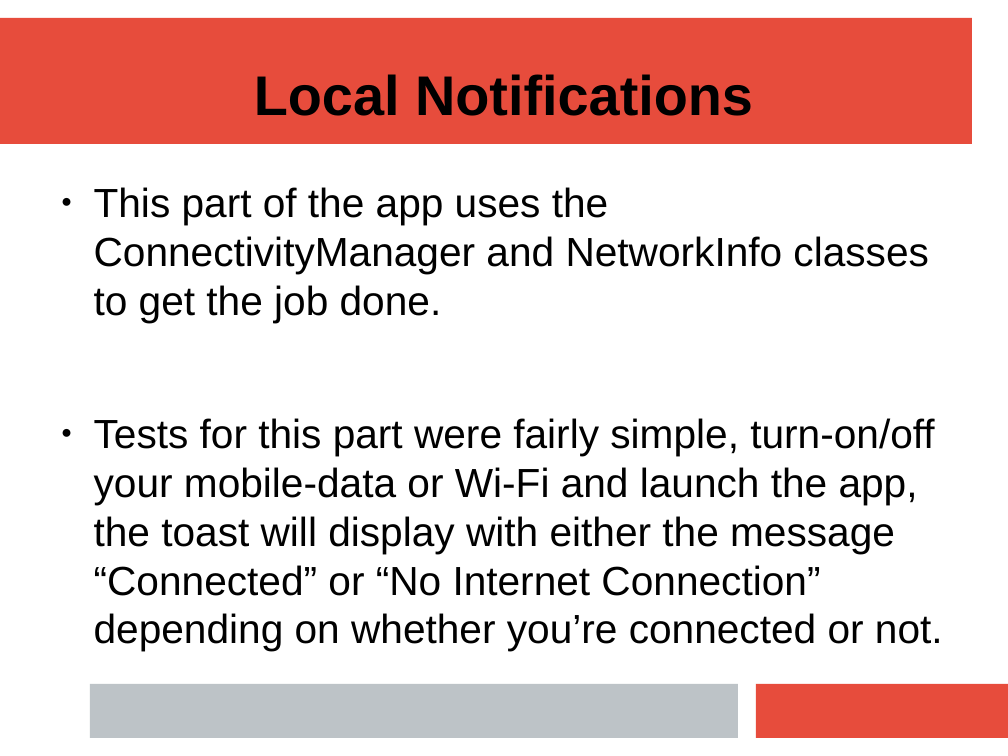
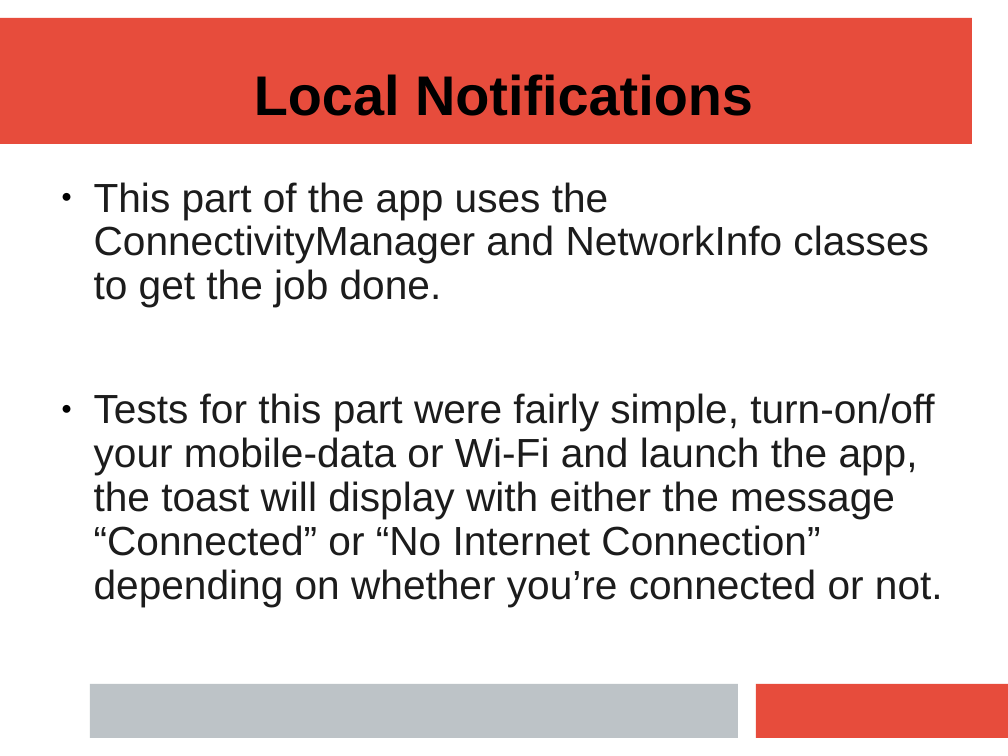
Before and after one commit to TNSelahle/Mouthpiece, a slide deck: slide 11 of Notifications/COS301_Omega_Notifications_Demo2.odp. Drawn at 1008x756 pixels with LibreOffice and Linux fonts; fonts in the diff are those of the drawing. Boxes give left, top, right and bottom in pixels: in the first picture for what was removed or moved away, otherwise in the second. Text is boxed around its words. In the diff, an @@ line names an element or a change of style, - is before the commit and + after.

```diff
--- a/Notifications/COS301_Omega_Notifications_Demo2.odp
+++ b/Notifications/COS301_Omega_Notifications_Demo2.odp
@@ text "This part of the app ..." at (94, 182, 943, 607): text colour #000000 to #1C1C1C; indent changed; line spacing 1 to 0.9 @@
```
Also in this commit, not shown: 2 other slides changed, 1 slide added, 1 slide removed.
